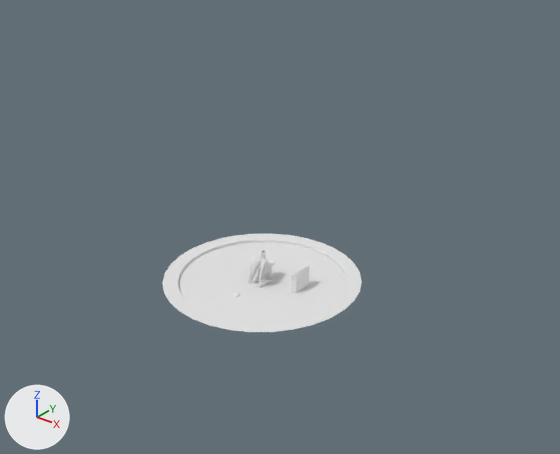
Two versions of the glTF model assets/angel.glb, one commit apart.
Rendered twice from a camera (50 mm lens) standing at (24.0, -30.0, 21.2) and looking at (1.0, -1.3, 3.4). Lighting does not change. The marker at lower left points along +X, +Y and +Z. Where no turn or scale is listed for an object, it has been applied to the vertices.

Script lines for the objects in view, before the commit:
```python
me_angelyy = bpy.data.meshes.new('angelyy')
me_angelyy.from_pydata(...)  # 37411 vertices, 74285 faces; spans x -0.42..0.56, y -0.77..0.84, z 0.0..1.8
me_plane = bpy.data.meshes.new('Plane')
me_plane.from_pydata(...)  # 156 vertices, 266 faces; spans x -5.43..5.43, y -5.43..5.43, z -0.04..1.2
ob_floor = bpy.data.objects.new('floor', me_plane)
ob_floor.location = (0.0, -1.58, 0.0)
ob_object = bpy.data.objects.new('object', me_angelyy)
ob_object.location = (0.0, -1.58, 0.0)
```
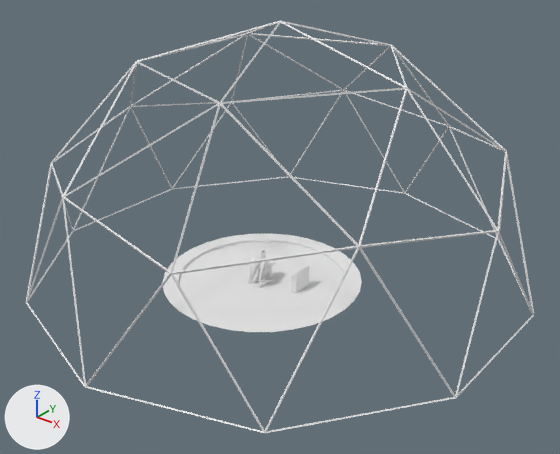
Commit message: more angel updates

Where the change shows, as pixel boxes [x1, y1, x2, y2] in the pictures (560 x 454 px):
'bg', added: after [25, 21, 534, 433]

Patch to the scene script:
```diff
--- a/assets/angel.glb.py
+++ b/assets/angel.glb.py
@@ me_icosphere_002 @@
+me_icosphere_002.from_pydata(...)  # 172 vertices, 480 faces; spans x -13.1..13.1, y -13.8..13.8, z 0.0..13.8
@@ ob_bg @@
+ob_bg = bpy.data.objects.new('bg', me_icosphere_002)
+ob_bg.location = (0.0, 0.0, 0.0)
```
